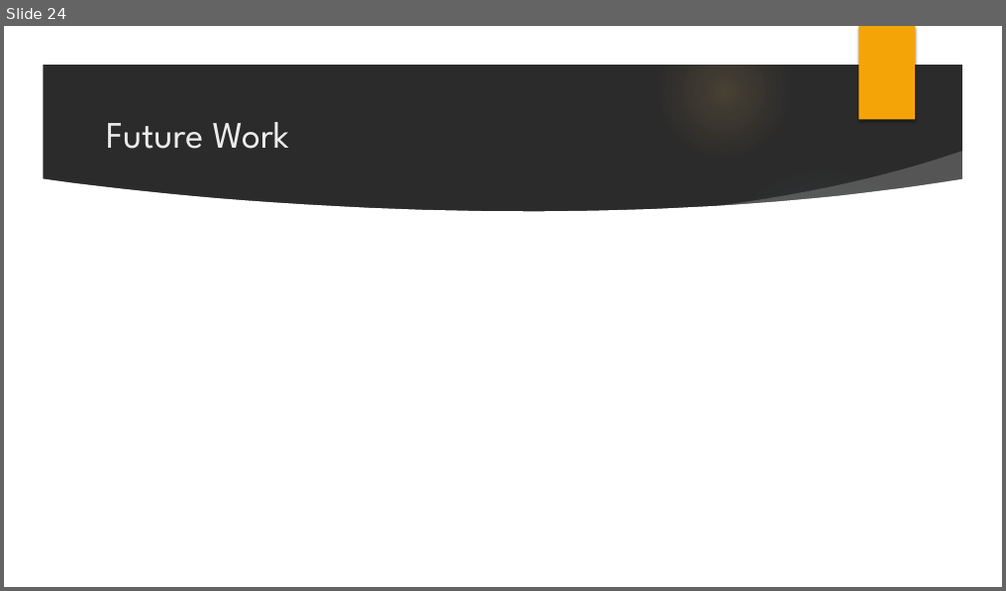
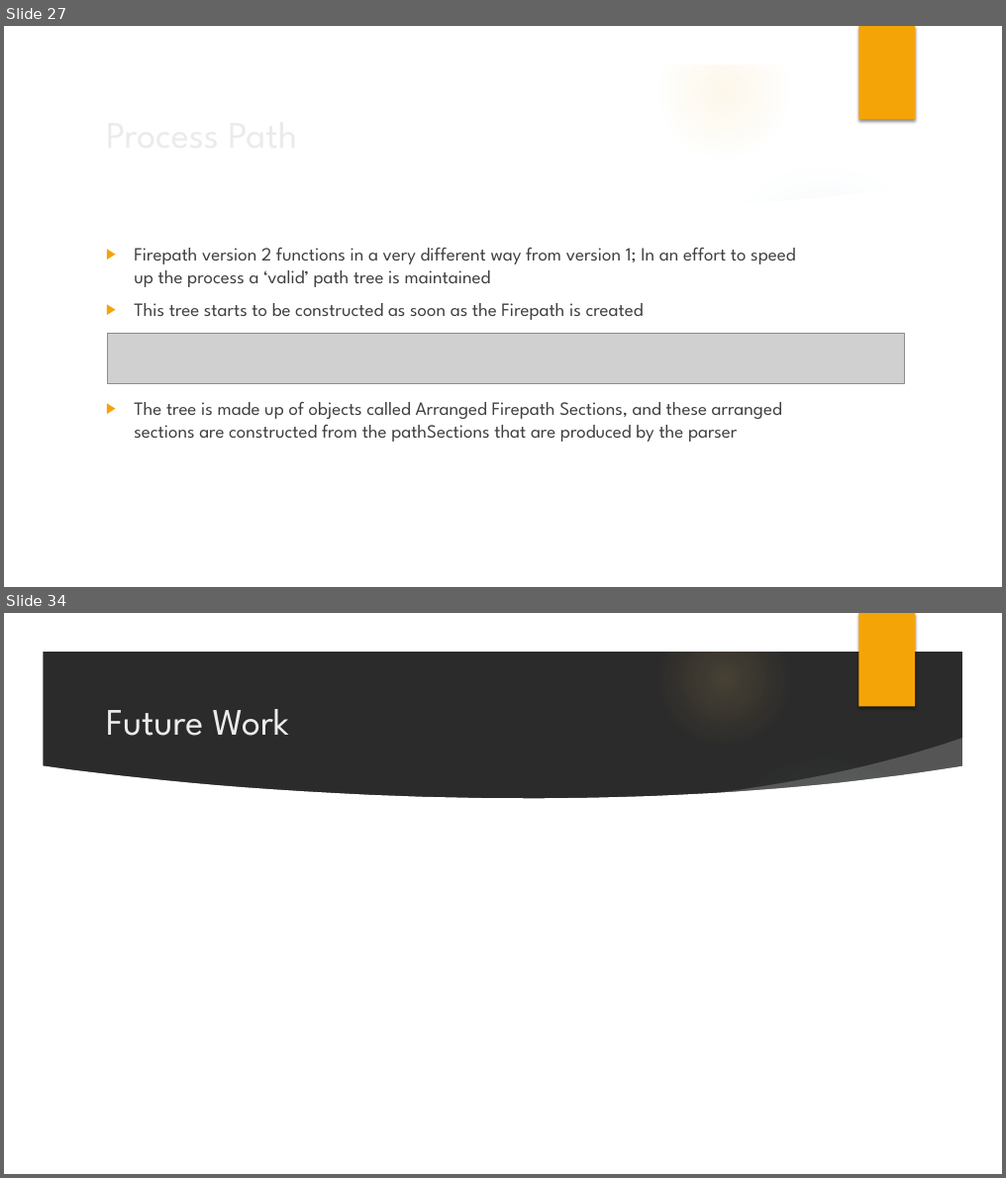
Before and after one commit to jbrelloch/Firepath, a slide deck: FirepathPresentation.pptx. Shown one above the other, each under a label of ours: slide 24 before the commit, slides 27 and 34 after it; the slides between them are not shown. The pictures are 1006x591 and 1006x1178 pixels, drawn with LibreOffice and Linux fonts; fonts in the diff are those of the drawing; grey boxes stand for pictures; background and template pictures are left out; a plain dark background stands for a picture behind light text. Boxes give left, top, right and bottom in pixels: in the first picture for what was removed or moved away, otherwise in the second. Text is boxed around its words. In the diff, an @@ line names an element or a change of style, - is before the commit and + after.

```diff
--- a/FirepathPresentation.pptx
+++ b/FirepathPresentation.pptx
@@ slide 27 added at box(4, 26, 1002, 587), background picture (left out); not listed: 10 template elements that a slide beside it also shows @@
@@ title added at box(98, 104, 816, 164), 36 pt, text #EBEBEB @@
+Process Path
@@ text added at box(134, 248, 795, 442), 18 pt, text #404040 @@
+▶ Firepath version 2 functions in a very different way from version 1; In an effort to speed up the process a ‘valid’ path tree is maintained
+▶ This tree starts to be constructed as soon as the Firepath is created
+▶ The tree is made up of objects called Arranged Firepath Sections, and these arranged sections are constructed from the pathSections that are produced by the parser
@@ picture added at box(107, 334, 905, 384) @@
@@ what was slide 24 is now slide 34 @@
```
Also in this commit, not shown: 10 slides changed, 14 other slides added, 5 slides removed, 14 other files.
